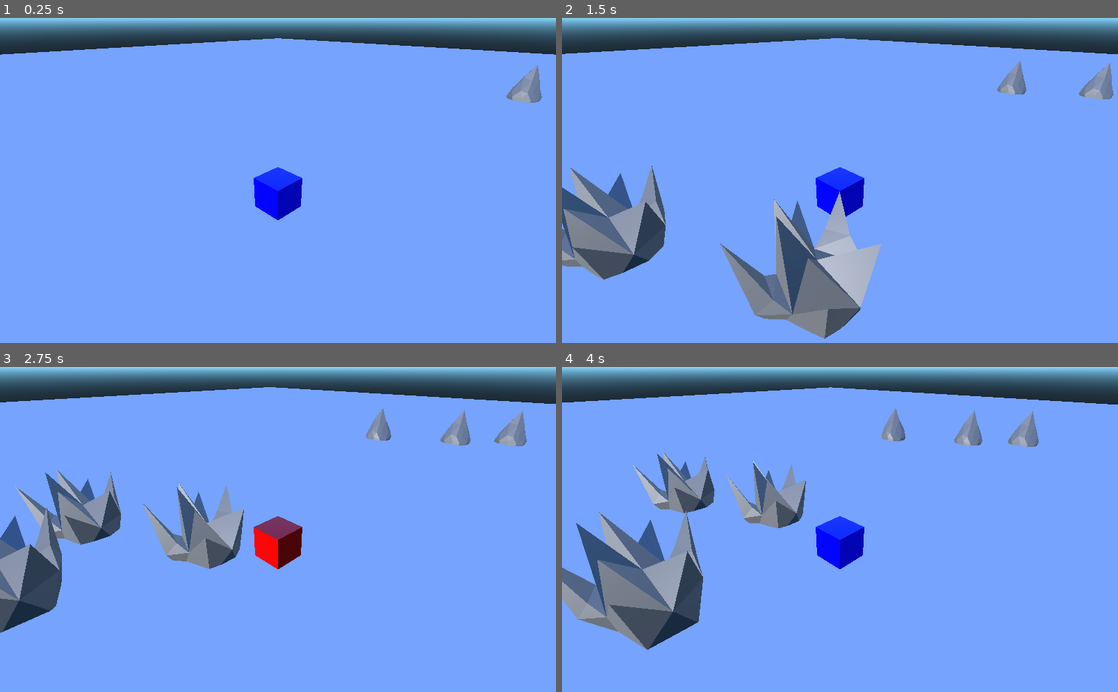
Above: before the commit, frames 1-4 (two rows, left to right).
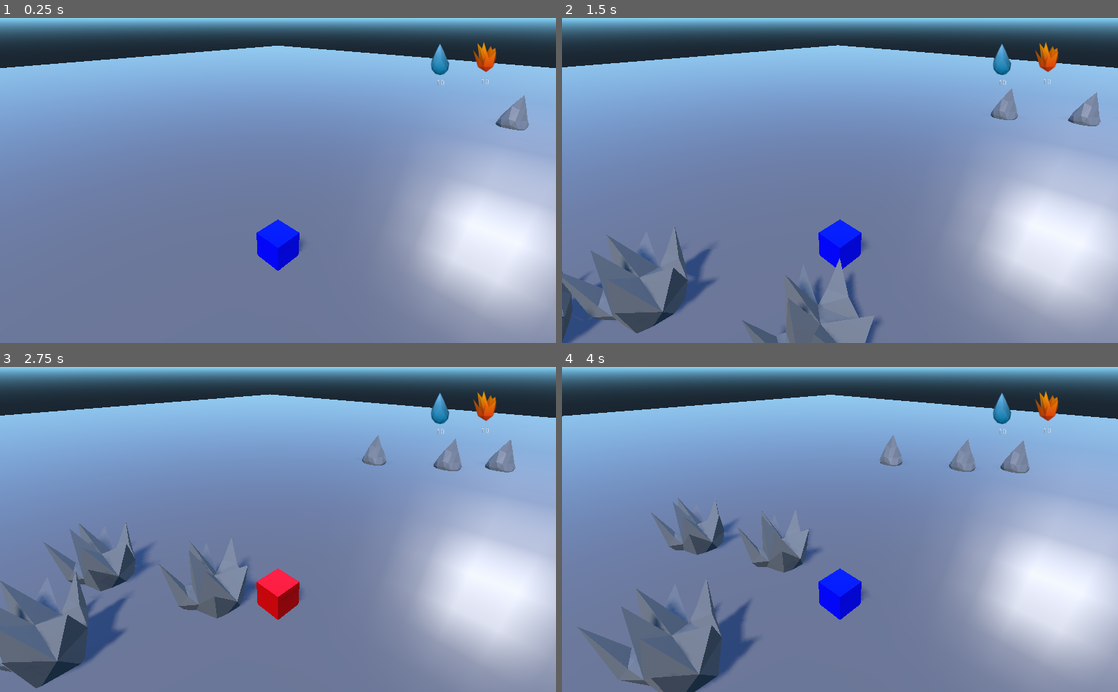
Above: after the commit, the same moments.

Repository: GameDrivenDesign/TurnSides
Game: Godot game, scene res://Game.tscn
The game is run twice, just before and just after one commit, with the same random seed, the same clock (stepped at 60 frames per second) and the same inputs.
Inputs:
- Up to frame 1 (0.25 s): no input
- Up to frame 2 (1.5 s): tap Enter (ui_accept) at 0.5, 0.77 s; hold Right (ui_right) 0.53-1.28 s; hold Down (ui_down) from 1.28 s (still down)
- Up to frame 3 (2.75 s): tap Enter (ui_accept) at 1.52 s; release Down (ui_down) at 2.03 s; hold Right (ui_right) from 2.03 s (still down)
- Up to frame 4 (4 s): release Right (ui_right) at 2.78 s; hold Up (ui_up) 2.78-3.53 s; tap Enter (ui_accept) at 3.02, 3.77 s; hold Left (ui_left) from 3.53 s (still down)

The runs differ from the first frame. In frame 1, 91% of the frame differs, in the area x 0-100%, y 6-100%; in frame 2, 88%; in frame 3, 90%; in frame 4, 89%.
Error in both runs: Invalid call. Nonexistent function 'takeDamage' in base 'KinematicBody (Player.gd)'. (res://FireElemental.gd:47)

Commit message:
Add shadows, basic hud

Diff:
--- a/Game.tscn
+++ b/Game.tscn
@@ -2,33 +2,21 @@
 
 [ext_resource path="res://Game.gd" type="Script" id=1]
 [ext_resource path="res://Player.tscn" type="PackedScene" id=2]
-[ext_resource path="res://Player.gd" type="Script" id=3]
+[ext_resource path="res://hud.tscn" type="PackedScene" id=3]
 [ext_resource path="res://Ground.tscn" type="PackedScene" id=4]
 
-[node name="Game" type="Spatial"]
+[node name="Game" type="Spatial" index="0"]
 
 script = ExtResource( 1 )
 
-[node name="Player" type="KinematicBody" parent="." index="0" instance=ExtResource( 2 )]
+[node name="Player" parent="." index="0" instance=ExtResource( 2 )]
 
 transform = Transform( 1, 0, 0, 0, 1, 0, 0, 0, 1, 0, 0.5, 0 )
-input_ray_pickable = true
-input_capture_on_drag = false
-collision_layer = 1
-collision_mask = 1
-axis_lock_linear_x = false
-axis_lock_linear_y = false
-axis_lock_linear_z = false
-axis_lock_angular_x = false
-axis_lock_angular_y = false
-axis_lock_angular_z = false
-collision/safe_margin = 0.001
-script = ExtResource( 3 )
 _sections_unfolded = [ "Transform" ]
 
 [node name="Camera" type="Camera" parent="Player" index="2"]
 
-transform = Transform( 0.707107, -0.353553, 0.612372, 0, 0.866025, 0.5, -0.707107, -0.353553, 0.612372, 5, 4.5, 5 )
+transform = Transform( 0.707107, -0.353553, 0.612372, 0, 0.866025, 0.5, -0.707107, -0.353553, 0.612372, 5, 6.56517, 5 )
 keep_aspect = 1
 cull_mask = 1048575
 environment = null
@@ -43,22 +31,24 @@
 far = 100.0
 _sections_unfolded = [ "Transform" ]
 
-[node name="Ground" type="StaticBody" parent="." index="1" instance=ExtResource( 4 )]
+[node name="CanvasLayer" type="CanvasLayer" parent="Player/Camera" index="0"]
+
+layer = 1
+offset = Vector2( 0, 0 )
+rotation = 0.0
+scale = Vector2( 1, 1 )
+transform = Transform2D( 1, 0, 0, 1, 0, 0 )
+
+[node name="hud" parent="Player/Camera/CanvasLayer" index="0" instance=ExtResource( 3 )]
+
+[node name="Ground" parent="." index="1" instance=ExtResource( 4 )]
 
 transform = Transform( 1, 0, 0, 0, 1, 0, 0, 0, 1, 0.00439453, -0.00378418, -0.0065918 )
-input_ray_pickable = true
-input_capture_on_drag = false
-collision_layer = 1
-collision_mask = 1
-friction = 1.0
-bounce = 0.0
-constant_linear_velocity = Vector3( 0, 0, 0 )
-constant_angular_velocity = Vector3( 0, 0, 0 )
-_sections_unfolded = [ "Transform" ]
+_sections_unfolded = [ "Transform", "Visibility" ]
 
 [node name="DirectionalLight" type="DirectionalLight" parent="." index="2"]
 
-transform = Transform( 1, 0, 0, 0, 1, 0, 0, 0, 1, 70, 20, 20 )
+transform = Transform( 0.920603, -0.32262, 0.220016, 0, 0.56342, 0.826171, -0.390501, -0.760575, 0.518686, 4.83962, 3.38287, -0.646072 )
 layers = 1
 light_color = Color( 1, 1, 1, 1 )
 light_energy = 1.0
@@ -67,7 +57,7 @@
 light_specular = 0.5
 light_bake_mode = 1
 light_cull_mask = -1
-shadow_enabled = false
+shadow_enabled = true
 shadow_color = Color( 0, 0, 0, 1 )
 shadow_bias = 0.1
 shadow_contact = 0.0
@@ -82,7 +72,7 @@
 directional_shadow_bias_split_scale = 0.25
 directional_shadow_depth_range = 0
 directional_shadow_max_distance = 200.0
-_sections_unfolded = [ "Light", "Transform" ]
+_sections_unfolded = [ "Light", "Shadow", "Transform" ]
 
 [node name="FireSpawn" type="Position3D" parent="." index="3"]
 
--- a/Ground.tscn
+++ b/Ground.tscn
@@ -6,7 +6,59 @@
 subdivide_width = 0
 subdivide_depth = 0
 
-[sub_resource type="BoxShape" id=2]
+[sub_resource type="SpatialMaterial" id=2]
+
+render_priority = 0
+flags_transparent = false
+flags_unshaded = false
+flags_vertex_lighting = false
+flags_no_depth_test = false
+flags_use_point_size = false
+flags_world_triplanar = false
+flags_fixed_size = false
+flags_albedo_tex_force_srgb = false
+vertex_color_use_as_albedo = false
+vertex_color_is_srgb = false
+params_diffuse_mode = 0
+params_specular_mode = 0
+params_blend_mode = 0
+params_cull_mode = 0
+params_depth_draw_mode = 0
+params_line_width = 1.0
+params_point_size = 1.0
+params_billboard_mode = 0
+params_grow = false
+params_use_alpha_scissor = false
+albedo_color = Color( 0.421875, 0.421875, 0.421875, 1 )
+metallic = 0.0
+metallic_specular = 0.5
+metallic_texture_channel = 0
+roughness = 0.0
+roughness_texture_channel = 0
+emission_enabled = false
+normal_enabled = false
+rim_enabled = false
+clearcoat_enabled = false
+anisotropy_enabled = false
+ao_enabled = false
+depth_enabled = false
+subsurf_scatter_enabled = false
+transmission_enabled = false
+refraction_enabled = false
+detail_enabled = false
+uv1_scale = Vector3( 1, 1, 1 )
+uv1_offset = Vector3( 0, 0, 0 )
+uv1_triplanar = false
+uv1_triplanar_sharpness = 1.0
+uv2_scale = Vector3( 1, 1, 1 )
+uv2_offset = Vector3( 0, 0, 0 )
+uv2_triplanar = false
+uv2_triplanar_sharpness = 1.0
+proximity_fade_enable = false
+distance_fade_enable = false
+_sections_unfolded = [ "Albedo" ]
+
+[sub_resource type="BoxShape" id=3]
 
 extents = Vector3( 64, 0.1, 64 )
 
@@ -20,12 +72,13 @@
 bounce = 0.0
 constant_linear_velocity = Vector3( 0, 0, 0 )
 constant_angular_velocity = Vector3( 0, 0, 0 )
+_sections_unfolded = [ "Visibility" ]
 
 [node name="MeshInstance" type="MeshInstance" parent="." index="0"]
 
 layers = 1
 material_override = null
-cast_shadow = 1
+cast_shadow = 0
 extra_cull_margin = 0.0
 use_in_baked_light = false
 lod_min_distance = 0.0
@@ -34,9 +87,10 @@
 lod_max_hysteresis = 0.0
 mesh = SubResource( 1 )
 skeleton = NodePath("..")
-material/0 = null
+material/0 = SubResource( 2 )
+_sections_unfolded = [ "Geometry", "material" ]
 
 [node name="CollisionShape" type="CollisionShape" parent="." index="1"]
 
-shape = SubResource( 2 )
+shape = SubResource( 3 )
 disabled = false
--- a/Player.tscn
+++ b/Player.tscn
@@ -61,11 +61,11 @@
 distance_fade_enable = false
 _sections_unfolded = [ "Albedo" ]
 
-[sub_resource type="BoxShape" id=2]
+[sub_resource type="BoxShape" id=3]
 
 extents = Vector3( 0.5, 0.5, 0.5 )
 
-[node name="Player" type="KinematicBody" index="0"]
+[node name="Player" type="KinematicBody"]
 
 input_ray_pickable = true
 input_capture_on_drag = false
@@ -93,10 +93,10 @@
 lod_max_hysteresis = 0.0
 mesh = SubResource( 1 )
 skeleton = NodePath("..")
-material/0 = SubResource( 3 )
-_sections_unfolded = [ "material" ]
+material/0 = SubResource( 2 )
+_sections_unfolded = [ "Geometry", "material" ]
 
 [node name="CollisionShape" type="CollisionShape" parent="." index="1"]
 
-shape = SubResource( 2 )
+shape = SubResource( 3 )
 disabled = false
--- /dev/null
+++ b/hud.tscn
@@ -0,0 +1,86 @@
+[gd_scene load_steps=3 format=2]
+
+[ext_resource path="res://assets/fire_icon.png" type="Texture" id=1]
+[ext_resource path="res://assets/water_icon.png" type="Texture" id=2]
+
+[node name="hud" type="Container"]
+
+anchor_left = 0.0
+anchor_top = 0.0
+anchor_right = 1.0
+anchor_bottom = 1.0
+rect_pivot_offset = Vector2( 0, 0 )
+rect_clip_content = false
+mouse_filter = 0
+mouse_default_cursor_shape = 0
+size_flags_horizontal = 1
+size_flags_vertical = 1
+
+[node name="elemental_stats" type="Container" parent="." index="0"]
+
+anchor_left = 1.0
+anchor_top = 0.0
+anchor_right = 1.0
+anchor_bottom = 0.0
+margin_left = -240.0
+margin_bottom = 149.0
+rect_pivot_offset = Vector2( 0, 0 )
+rect_clip_content = false
+mouse_filter = 0
+mouse_default_cursor_shape = 0
+size_flags_horizontal = 1
+size_flags_vertical = 1
+
+[node name="fire_count" type="Label" parent="elemental_stats" index="0"]
+
+anchor_left = 0.0
+anchor_top = 0.0
+anchor_right = 0.0
+anchor_bottom = 0.0
+margin_left = 89.0
+margin_top = 111.0
+margin_right = 129.0
+margin_bottom = 125.0
+rect_pivot_offset = Vector2( 0, 0 )
+rect_clip_content = false
+mouse_filter = 2
+mouse_default_cursor_shape = 0
+size_flags_horizontal = 1
+size_flags_vertical = 4
+text = "10"
+align = 1
+percent_visible = 1.0
+lines_skipped = 0
+max_lines_visible = -1
+
+[node name="water_count" type="Label" parent="elemental_stats" index="1"]
+
+anchor_left = 0.0
+anchor_top = 0.0
+anchor_right = 0.0
+anchor_bottom = 0.0
+margin_left = 7.0
+margin_top = 113.0
+margin_right = 47.0
+margin_bottom = 127.0
+rect_pivot_offset = Vector2( 0, 0 )
+rect_clip_content = false
+mouse_filter = 2
+mouse_default_cursor_shape = 0
+size_flags_horizontal = 1
+size_flags_vertical = 4
+text = "10"
+align = 1
+percent_visible = 1.0
+lines_skipped = 0
+max_lines_visible = -1
+
+[node name="fire_icon" type="Sprite" parent="elemental_stats" index="2"]
+
+position = Vector2( 111.402, 70.8753 )
+texture = ExtResource( 1 )
+
+[node name="water_icon" type="Sprite" parent="elemental_stats" index="3"]
+
+position = Vector2( 26.565, 76.3501 )
+texture = ExtResource( 2 )
Not shown: 1 places in Ground.tscn that only renumber resources
Not shown: 1 places in Player.tscn that only renumber resources
Not shown, changed: assets/fire_elemental.dae
Not shown, changed: assets/fire_elemental.dae.import
Binary file added: assets/fire_icon.png
Not shown, added: assets/fire_icon.png.import
Not shown, changed: assets/water_elemental.dae.import
Binary file added: assets/water_icon.png
Not shown, added: assets/water_icon.png.import
Not shown, changed: assets/firelemental.blend
